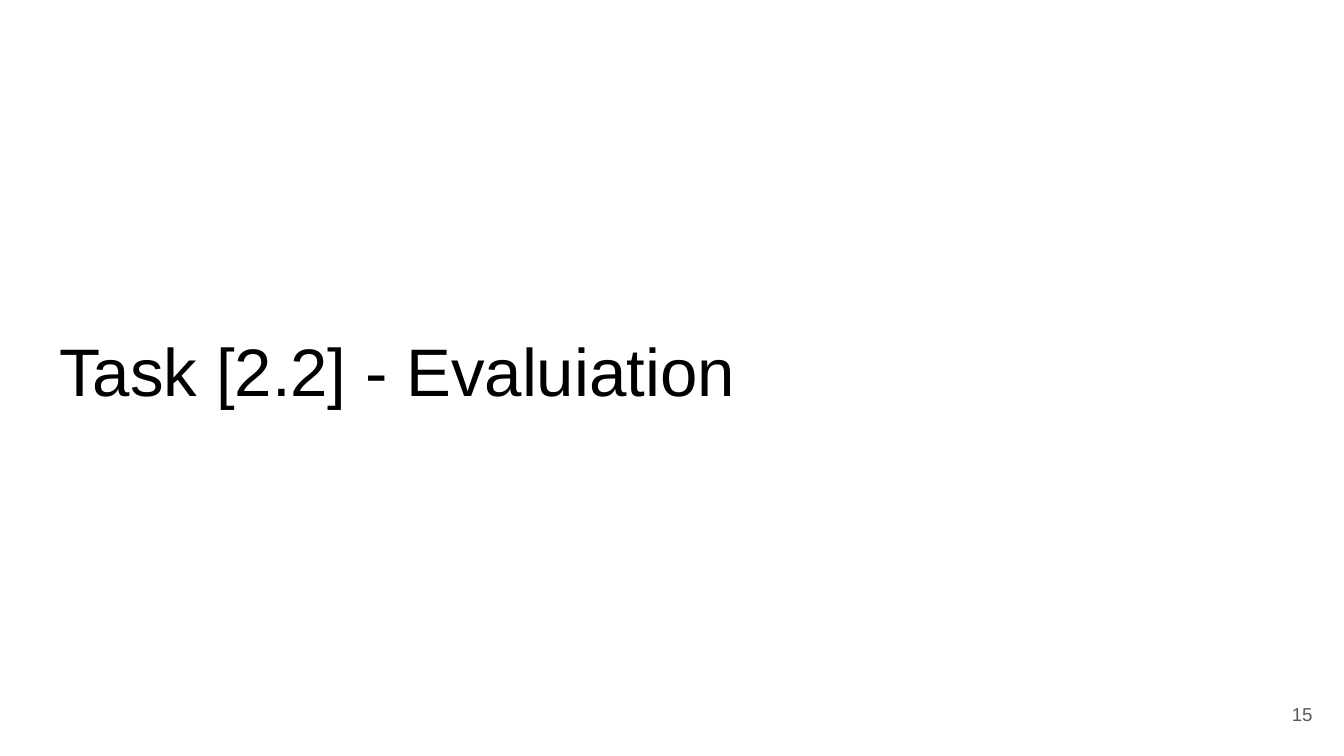
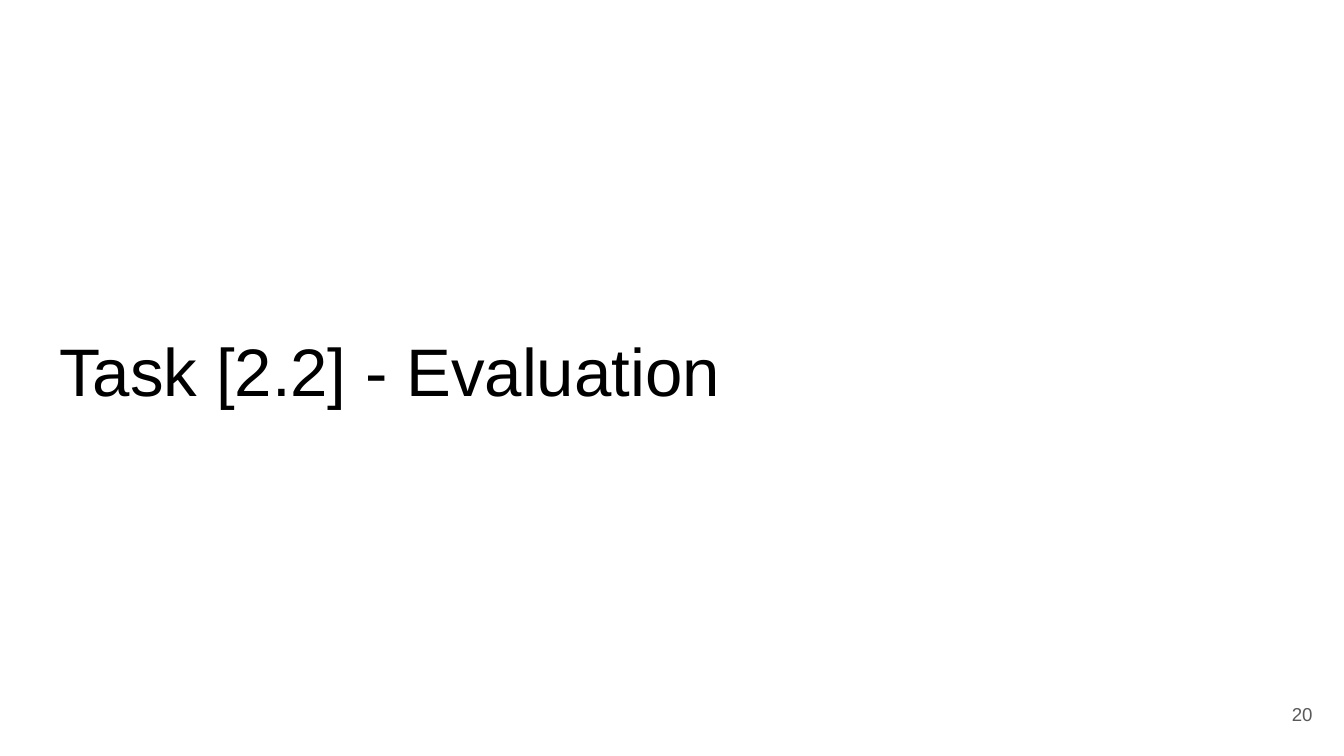
Before and after one commit to zepedrocosta/AA-Projeto2, a slide deck: slide 20 of Slides.pptx (slide 15 before the commit). Drawn at 1344x756 pixels with LibreOffice and Linux fonts; fonts in the diff are those of the drawing. Boxes give left, top, right and bottom in pixels: in the first picture for what was removed or moved away, otherwise in the second. Text is boxed around its words. In the diff, an @@ line names an element or a change of style, - is before the commit and + after.

```diff
--- a/Slides.pptx
+++ b/Slides.pptx
@@ title at [59,347,720,409]: text changed @@
-Task [2.2] - Evaluiation
+Task [2.2] - Evaluation
@@ page number at [1292,708,1313,721]: text changed @@
-15
+20
```
Also in this commit, not shown: 3 other slides changed, 8 slides added.
